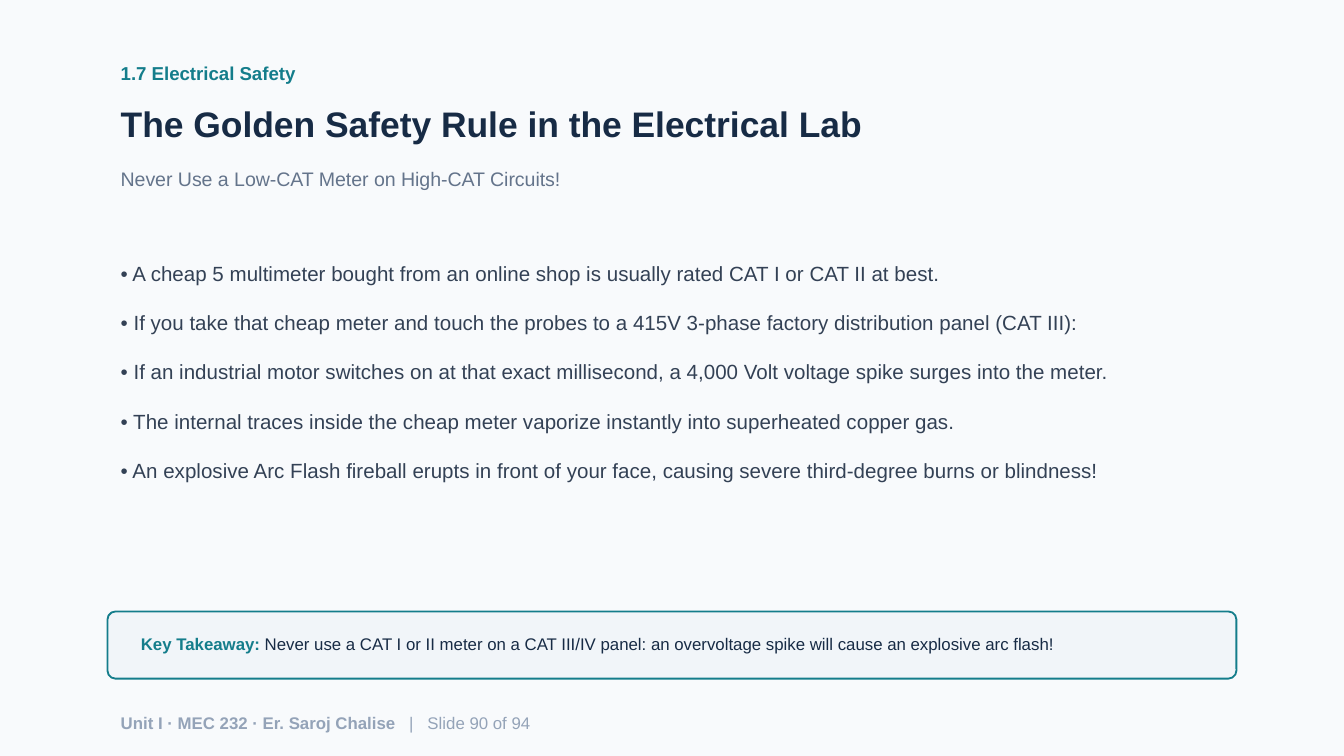
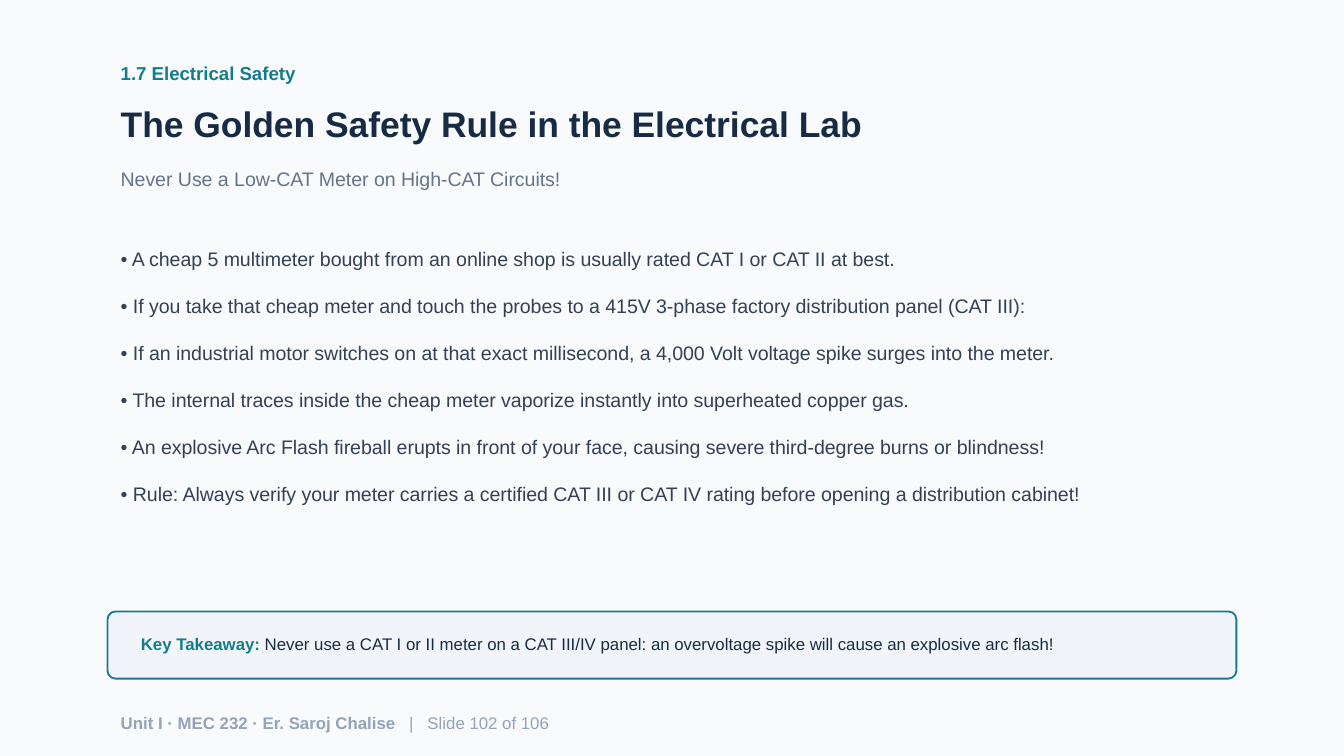
Before and after one commit to chalisesaroj/learnfromsaroj, a slide deck: slide 102 of Unit1_Fundamentals_of_Measurement_Systems.pptx (slide 90 before the commit). Drawn at 1344x756 pixels with LibreOffice and Linux fonts; fonts in the diff are those of the drawing. Boxes give left, top, right and bottom in pixels: in the first picture for what was removed or moved away, otherwise in the second. Text is boxed around its words. In the diff, an @@ line names an element or a change of style, - is before the commit and + after.

```diff
--- a/Unit1_Fundamentals_of_Measurement_Systems.pptx
+++ b/Unit1_Fundamentals_of_Measurement_Systems.pptx
@@ text at [132,252,1079,505]: text changed; size 11 to 10.5 pt @@
-• A cheap 5 multimeter bought from an online shop is usually rated CAT I or CAT II at best.
-• If you take that cheap meter and touch the probes to a 415V 3-phase factory distribution panel (CAT III):
-• If an industrial motor switches on at that exact millisecond, a 4,000 Volt voltage spike surges into the meter.
-• The internal traces inside the cheap meter vaporize instantly into superheated copper gas.
-• An explosive Arc Flash fireball erupts in front of your face, causing severe third-degree burns or blindness!
+• A cheap 5 multimeter bought from an online shop is usually rated CAT I or CAT II at best.
+• If you take that cheap meter and touch the probes to a 415V 3-phase factory distribution panel (CAT III):
+• If an industrial motor switches on at that exact millisecond, a 4,000 Volt voltage spike surges into the meter.
+• The internal traces inside the cheap meter vaporize instantly into superheated copper gas.
+• An explosive Arc Flash fireball erupts in front of your face, causing severe third-degree burns or blindness!
+• Rule: Always verify your meter carries a certified CAT III or CAT IV rating before opening a distribution cabinet!
@@ text at [121,717,549,733]: text changed @@
-Unit I · MEC 232 · Er. Saroj Chalise | Slide 90 of 94
+Unit I · MEC 232 · Er. Saroj Chalise | Slide 102 of 106
```
Also in this commit, not shown: 92 other slides changed, 13 slides added, 1 slide removed, 41 other files.
